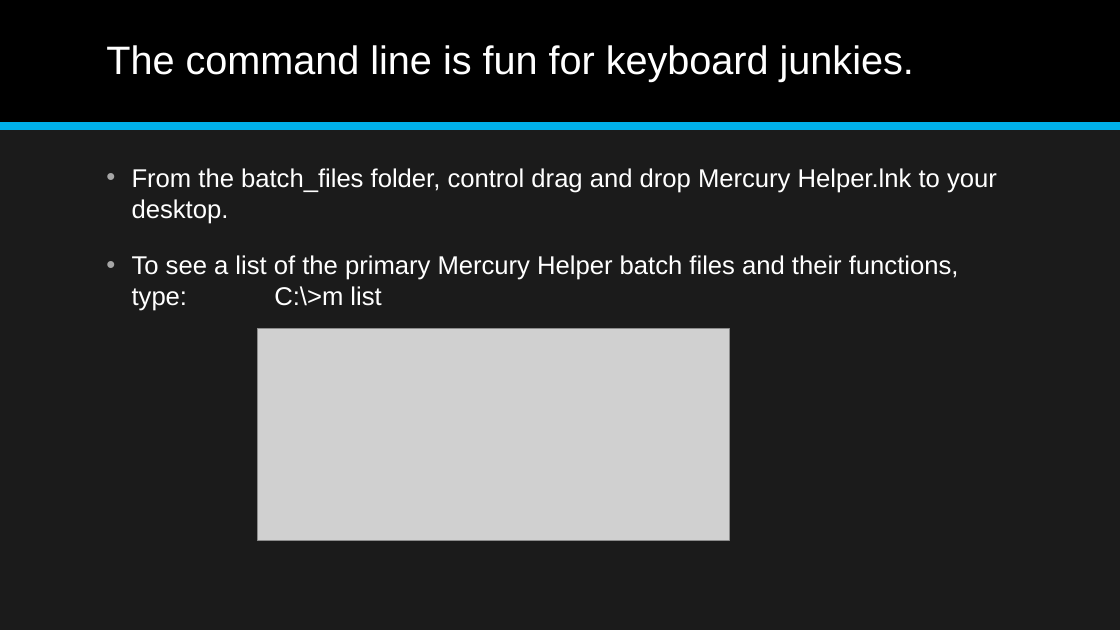
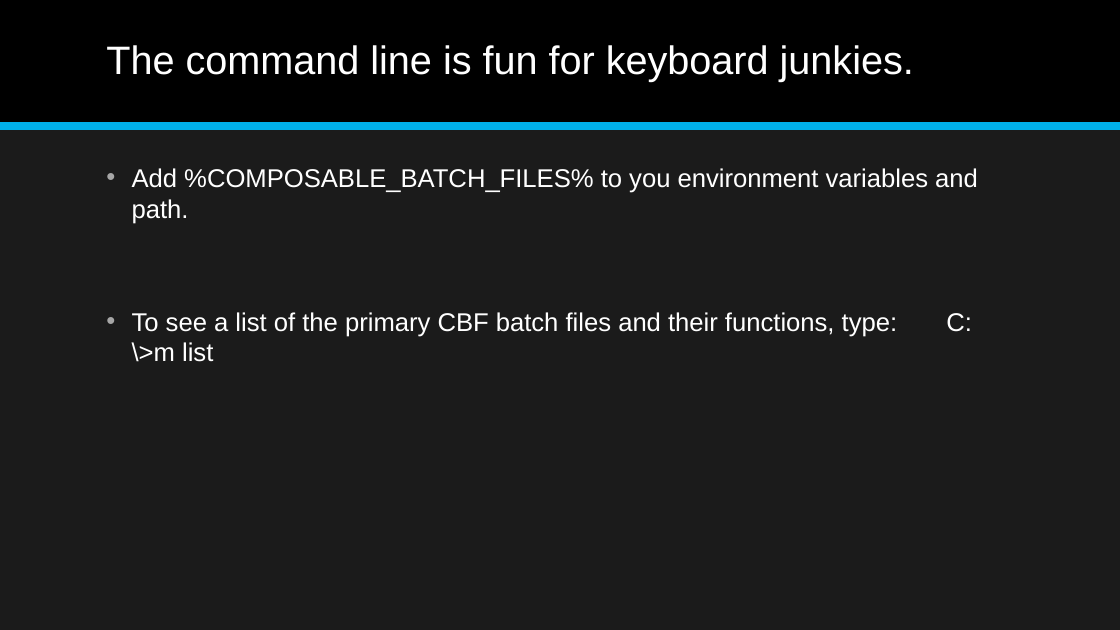
Before and after one commit to jonathan-r-jones/Composable-Batch-Files, a slide deck: slide 2 of Composable Batch File Helper.pptx (slide 4 before the commit). Drawn at 1120x630 pixels with LibreOffice and Linux fonts; fonts in the diff are those of the drawing; grey boxes stand for pictures. Boxes give left, top, right and bottom in pixels: in the first picture for what was removed or moved away, otherwise in the second. Text is boxed around its words. In the diff, an @@ line names an element or a change of style, - is before the commit and + after.

```diff
--- a/Composable Batch File Helper.pptx
+++ b/Composable Batch File Helper.pptx
@@ text at bbox=[132, 168, 978, 362]: text changed @@
-• From the batch_files folder, control drag and drop Mercury Helper.lnk to your desktop.
-• To see a list of the primary Mercury Helper batch files and their functions, type: C:\>m list
+• Add %COMPOSABLE_BATCH_FILES% to you environment variables and path.
+• To see a list of the primary CBF batch files and their functions, type: C:\>m list
@@ picture removed at bbox=[257, 329, 728, 541] @@
```
Also in this commit, not shown: 5 other slides changed, 4 slides removed, 9 other files.
